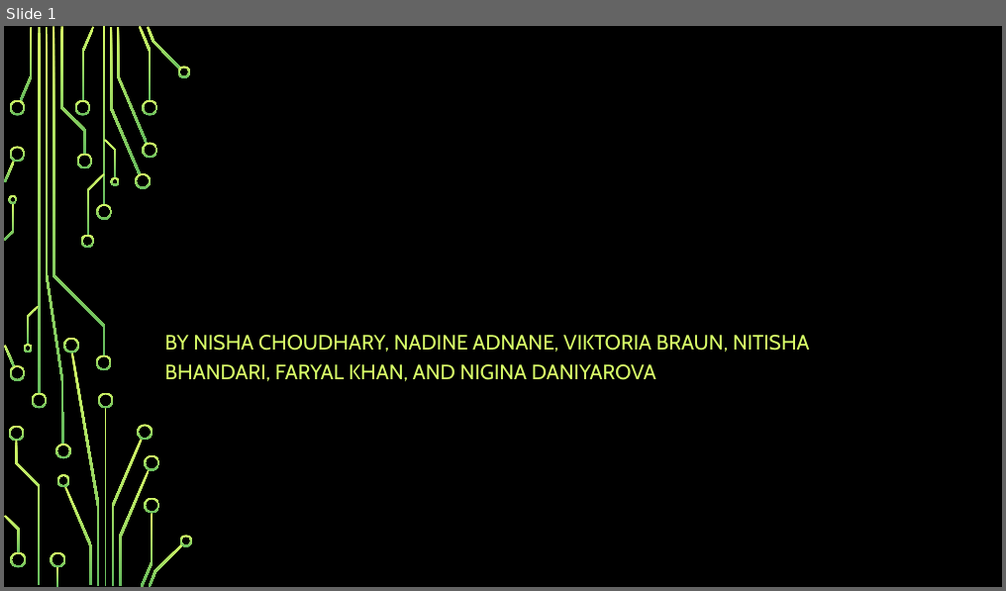
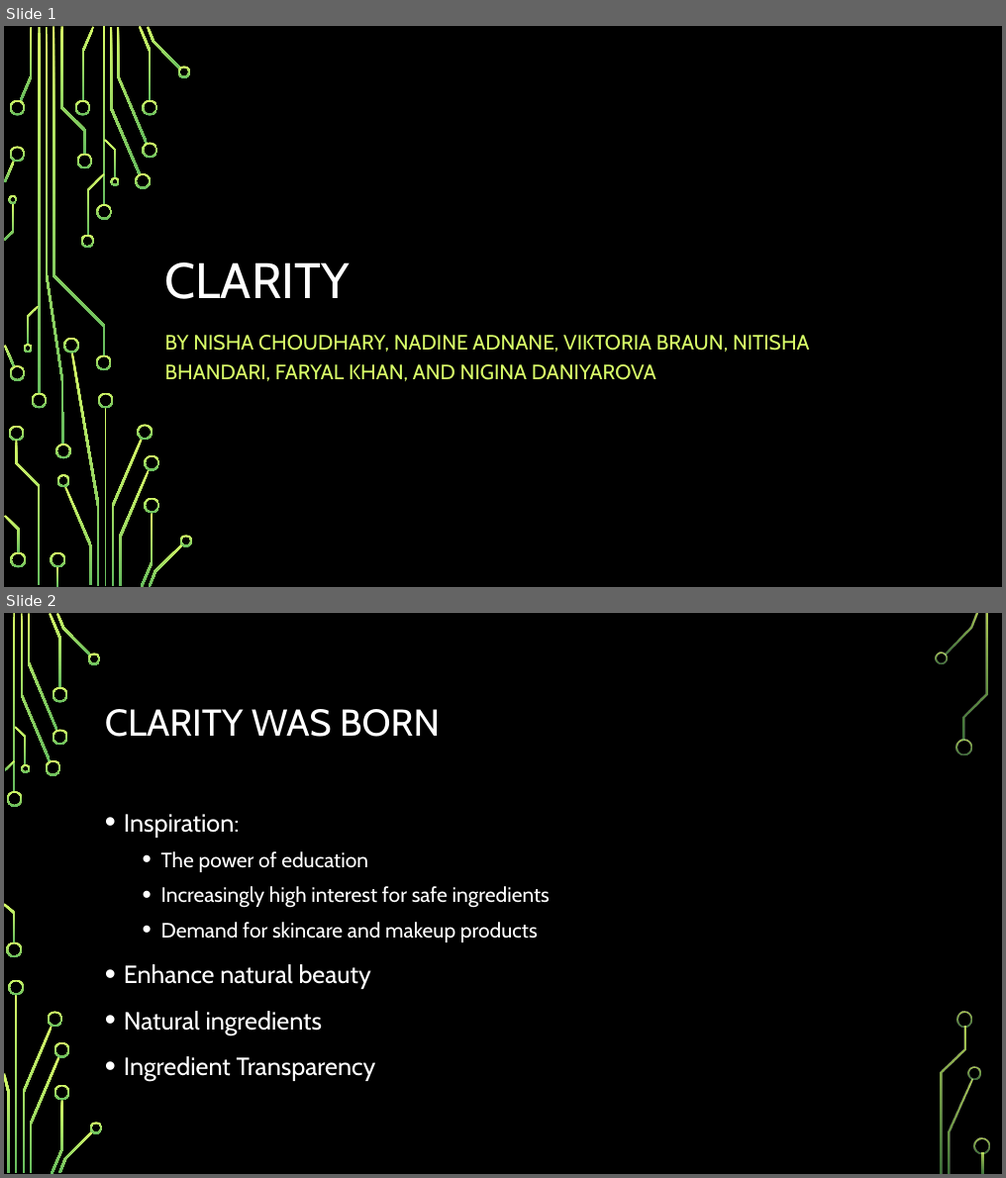
Before and after one commit to choudharynisha/Clarity-App, a slide deck: Demonstration/Estée Lauder Hackathon 2019 – Project Presentation, ~3 Minutes.pptx. Shown one above the other, each under a label of ours: slide 1 before the commit, slides 1 and 2 after it. The pictures are 1006x591 and 1006x1178 pixels, drawn with LibreOffice and Linux fonts; fonts in the diff are those of the drawing; background and template pictures are left out. Boxes give left, top, right and bottom in pixels: in the first picture for what was removed or moved away, otherwise in the second. Text is boxed around its words. In the diff, an @@ line names an element or a change of style, - is before the commit and + after.

```diff
--- a/Demonstration/Estée Lauder Hackathon 2019 – Project Presentation, ~3 Minutes.pptx
+++ b/Demonstration/Estée Lauder Hackathon 2019 – Project Presentation, ~3 Minutes.pptx
@@ slide 2 added at [4, 613, 1002, 1174], background picture (left out) @@
@@ title added at [105, 709, 440, 737], 36 pt, text #FFFFFF @@
+CLARITY WAS BORN
@@ text added at [124, 814, 549, 1082], 20 pt, text #FFFFFF @@
+• Inspiration:
+  • The power of education
+  • Increasingly high interest for safe ingredients
+  • Demand for skincare and makeup products
+• Enhance natural beauty
+• Natural ingredients
+• Ingredient Transparency
@@ group added at [4, 613, 990, 1174]: 33 freeform shapes, 3 rectangles @@
@@ slide 1 changed as well @@
@@ title added at [165, 263, 350, 299], 48 pt, text #FFFFFF @@
+CLARITY
```
Also in this commit, not shown: 1 other slide added, 2 slides removed.
